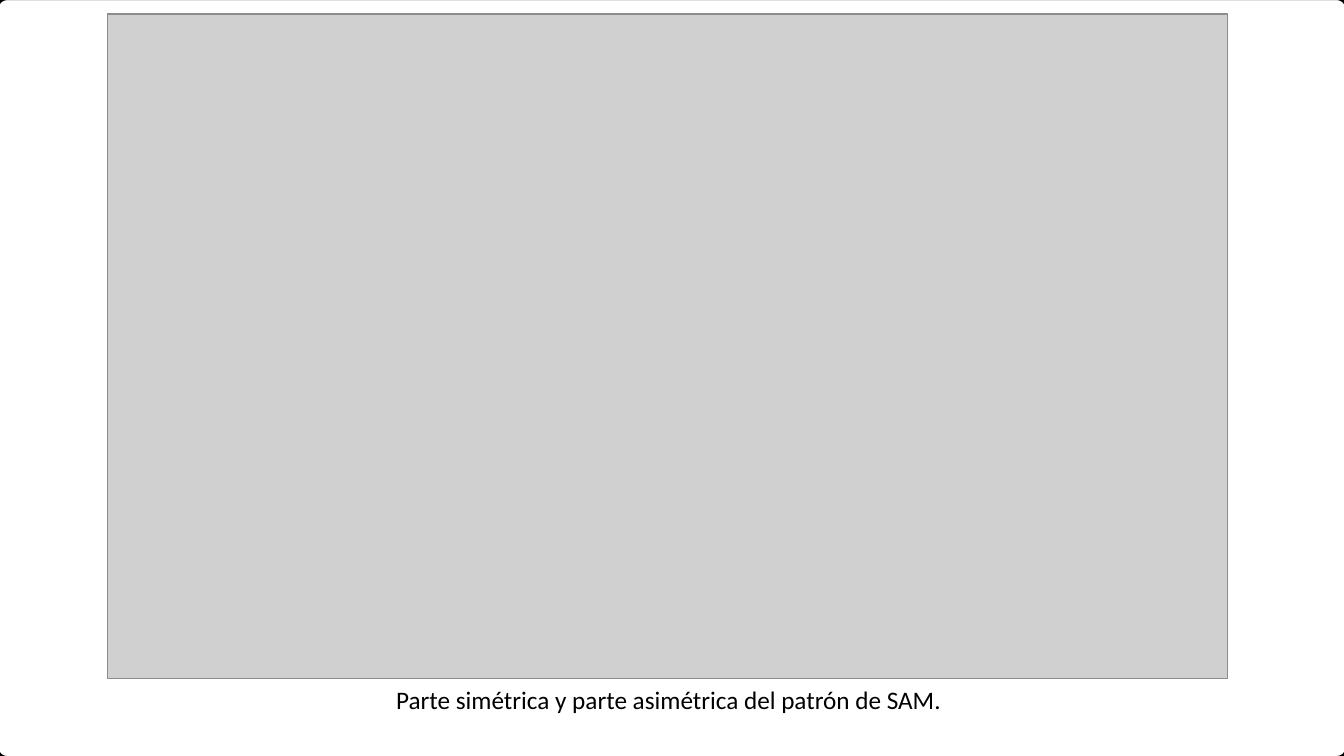
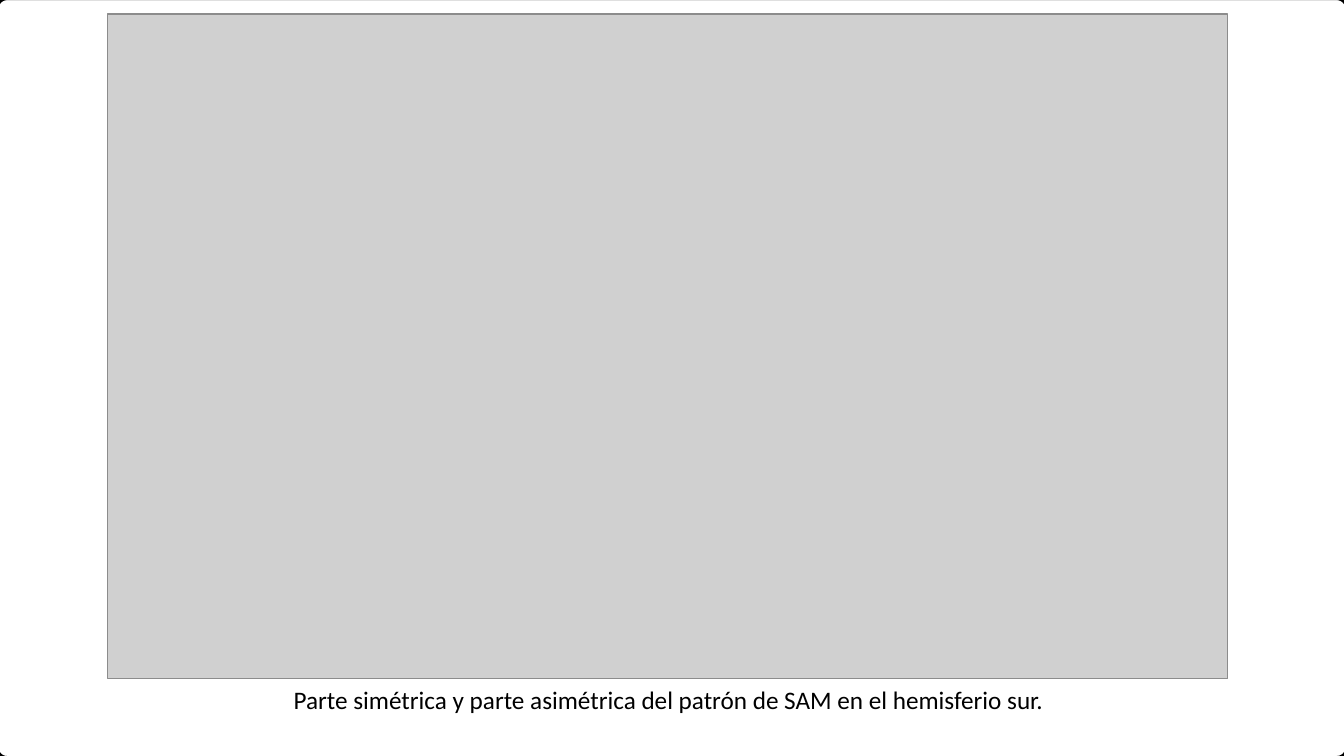
Before and after one commit to eliocamp/onda3, a slide deck: slide 18 of 26-SAM_asim.pptx (slide 13 before the commit). Drawn at 1344x756 pixels with LibreOffice and Linux fonts; fonts in the diff are those of the drawing; grey boxes stand for pictures. Boxes give left, top, right and bottom in pixels: in the first picture for what was removed or moved away, otherwise in the second. Text is boxed around its words. In the diff, an @@ line names an element or a change of style, - is before the commit and + after.

```diff
--- a/26-SAM_asim.pptx
+++ b/26-SAM_asim.pptx
@@ text at [294, 691, 1043, 713]: text changed @@
-Parte simétrica y parte asimétrica del patrón de SAM.
+Parte simétrica y parte asimétrica del patrón de SAM en el hemisferio sur.
```
Also in this commit, not shown: 5 other slides changed, 16 slides added, 1 slide removed, 3 other files.
